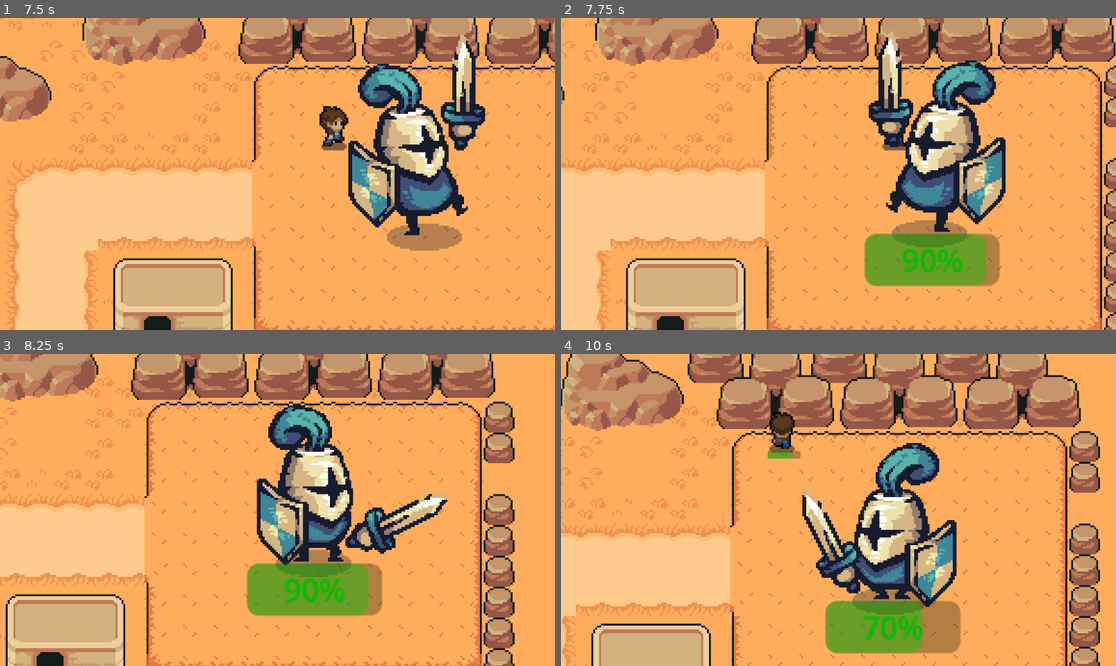
Above: before the commit, frames 1-4 (two rows, left to right).
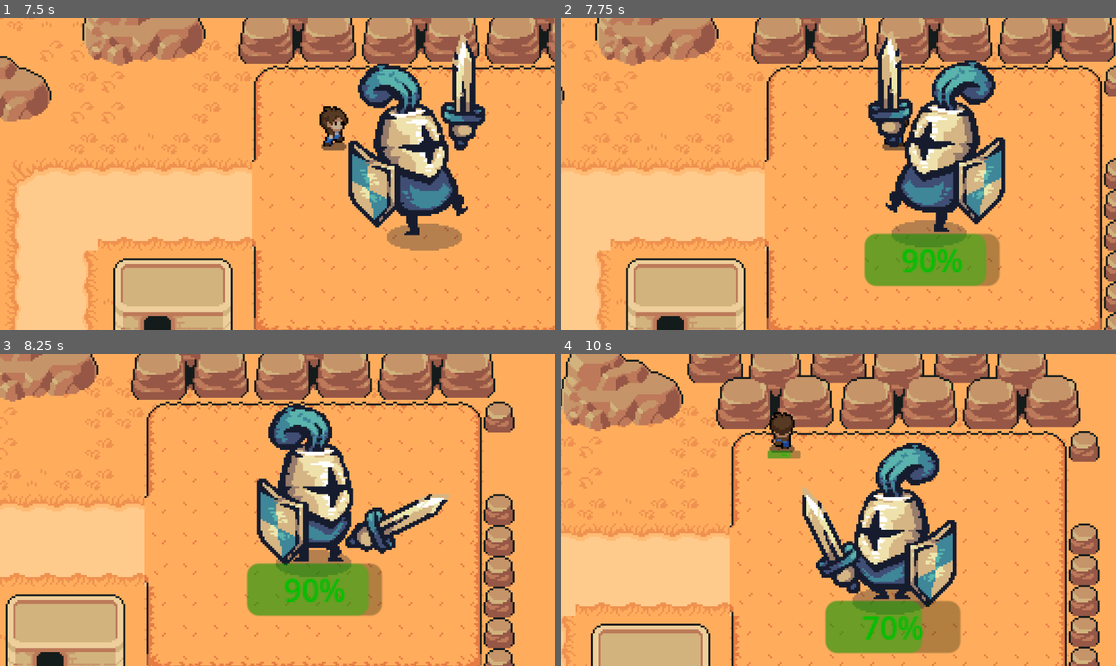
Above: after the commit, the same moments.

Repository: mtzamanpk/MysticRealms
Game: Godot game, scene res://scenes/desert.tscn
The game is run twice, just before and just after one commit, with the same random seed, the same clock (stepped at 60 frames per second) and the same inputs. This scene is started directly instead of the project's main scene.
Inputs (mouse positions are in pixels of both pictures, inside the frame that each line leads up to):
- Up to frame 1 (7.5 s): move the mouse to (249, 236) at 0.52 s; hold Up (ui_up) 0.53-2.03 s; click (249, 236) at 0.6 s; move the mouse to (444, 220) at 1.27 s; click (444, 220) at 1.35 s; move the mouse to (111, 127) at 2.02 s; hold Left (ui_left) 2.03-3.53 s; click (111, 127) at 2.1 s; move the mouse to (305, 174) at 2.77 s; click (305, 174) at 2.85 s; move the mouse to (194, 96) at 3.52 s; hold Down (ui_down) 3.53-4.28 s; click (194, 96) at 3.6 s; move the mouse to (399, 158) at 4.27 s; hold Right (ui_right) 4.28-5.03 s; click (399, 158) at 4.35 s; move the mouse to (166, 189) at 5.02 s; hold Up (ui_up) 5.03-5.78 s; click (166, 189) at 5.1 s; move the mouse to (333, 105) at 5.77 s; hold Right (ui_right) from 5.78 s (still down); click (333, 105) at 5.85 s; move the mouse to (249, 236) at 6.52 s; click (249, 236) at 6.6 s; move the mouse to (444, 220) at 7.27 s; click (444, 220) at 7.35 s
- Up to frame 2 (7.75 s): keep holding Right (ui_right)
- Up to frame 3 (8.25 s): move the mouse to (111, 463) at 8.02 s; release Right (ui_right) at 8.03 s; hold Down (ui_down) from 8.03 s (still down); click (111, 463) at 8.1 s
- Up to frame 4 (10 s): move the mouse to (866, 510) at 8.77 s; release Down (ui_down) at 8.78 s; hold Left (ui_left) 8.78-9.53 s; click (866, 510) at 8.85 s; move the mouse to (755, 432) at 9.52 s; hold Up (ui_up) from 9.53 s (still down); click (755, 432) at 9.6 s

Frame 1 is identical in both runs. In frame 2, 1.3% of the frame differs, in the area x 55-100%, y 4-82%; in frame 3, 0.5%; in frame 4, 3.2%, in the area x 0-98%, y 0-100%.

Commit message:
updated bugs

Diff:
--- a/Game/scenes/about.gd
+++ /dev/null
@@ -1,15 +0,0 @@
-extends CenterContainer
-
-
-# Called when the node enters the scene tree for the first time.
-func _ready():
-	pass # Replace with function body.
-
-
-# Called every frame. 'delta' is the elapsed time since the previous frame.
-func _process(delta):
-	pass
-
-
-func _on_button_pressed():
-	get_tree().change_scene_to_file("res://scenes/start_menu.tscn")
--- a/Game/scenes/about.tscn
+++ b/Game/scenes/about.tscn
@@ -1,7 +1,24 @@
 [gd_scene load_steps=3 format=3 uid="uid://drhftjq50ihcu"]
 
 [ext_resource type="Texture2D" uid="uid://bstoxnco4nsql" path="res://art/Designer.png" id="1_cku6f"]
-[ext_resource type="Script" path="res://scenes/about.gd" id="1_k8s44"]
+
+[sub_resource type="GDScript" id="GDScript_go7te"]
+script/source = "extends CenterContainer
+
+
+# Called when the node enters the scene tree for the first time.
+func _ready():
+	pass # Replace with function body.
+
+
+# Called every frame. 'delta' is the elapsed time since the previous frame.
+func _process(delta):
+	pass
+
+
+func _on_button_pressed():
+	get_tree().change_scene_to_file(\"res://scenes/start_menu.tscn\")
+"
 
 [node name="about" type="CenterContainer"]
 anchors_preset = 15
@@ -9,7 +26,7 @@
 anchor_bottom = 1.0
 grow_horizontal = 2
 grow_vertical = 2
-script = ExtResource("1_k8s44")
+script = SubResource("GDScript_go7te")
 
 [node name="TextureRect" type="TextureRect" parent="."]
 modulate = Color(0.105882, 0.662745, 1, 1)
--- a/Game/scenes/coins_collected.tscn
+++ b/Game/scenes/coins_collected.tscn
@@ -26,12 +26,9 @@
 layout_mode = 2
 text = "All Coins Collected, Level Completed!"
 
-[node name="HBoxContainer" type="HBoxContainer" parent="CenterContainer/VBoxContainer"]
-layout_mode = 2
-
-[node name="QuitGame" type="Button" parent="CenterContainer/VBoxContainer/HBoxContainer"]
+[node name="QuitGame" type="Button" parent="CenterContainer/VBoxContainer"]
 custom_minimum_size = Vector2(64, 16)
 layout_mode = 2
 text = "Main Menu"
 
-[connection signal="pressed" from="CenterContainer/VBoxContainer/HBoxContainer/QuitGame" to="." method="_on_quit_game_pressed"]
+[connection signal="pressed" from="CenterContainer/VBoxContainer/QuitGame" to="." method="_on_quit_game_pressed"]
--- a/Game/scenes/desert.tscn
+++ b/Game/scenes/desert.tscn
@@ -3796,7 +3796,7 @@
 layer_2/y_sort_enabled = true
 layer_2/y_sort_origin = 0
 layer_2/z_index = 0
-layer_2/tile_data = PackedInt32Array(262150, 1114117, 10, 13 …(91 unchanged characters)… 8, 65554, 851973, 8, 262170, 983045, 9, 327706, 983045, 9, 458778, 983045, 9, 589850, 983045, 9, 65 …(303 unchanged characters)…
+layer_2/tile_data = PackedInt32Array(262150, 1114117, 10, 13 …(91 unchanged characters)… 8, 65554, 851973, 8, 262170, 983045, 9, 458778, 983045, 9, 589850, 983045, 9, 65 …(303 unchanged characters)…
 
 [node name="player" parent="." instance=ExtResource("6_8hdiu")]
 position = Vector2(-164, 119)
--- a/Game/scenes/victory_screen.tscn
+++ b/Game/scenes/victory_screen.tscn
@@ -17,6 +17,7 @@
 layout_mode = 2
 text = "Victory! You've defeated the boss!
 The Princess is Saved! "
+horizontal_alignment = 1
 
 [node name="MenuButton" type="Button" parent="VBoxContainer"]
 custom_minimum_size = Vector2(16, 16)
